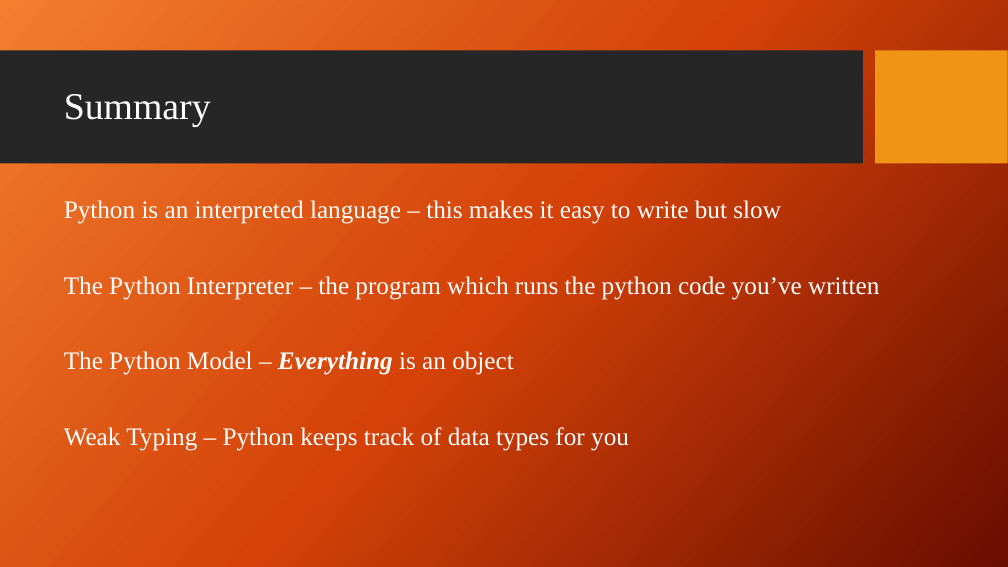
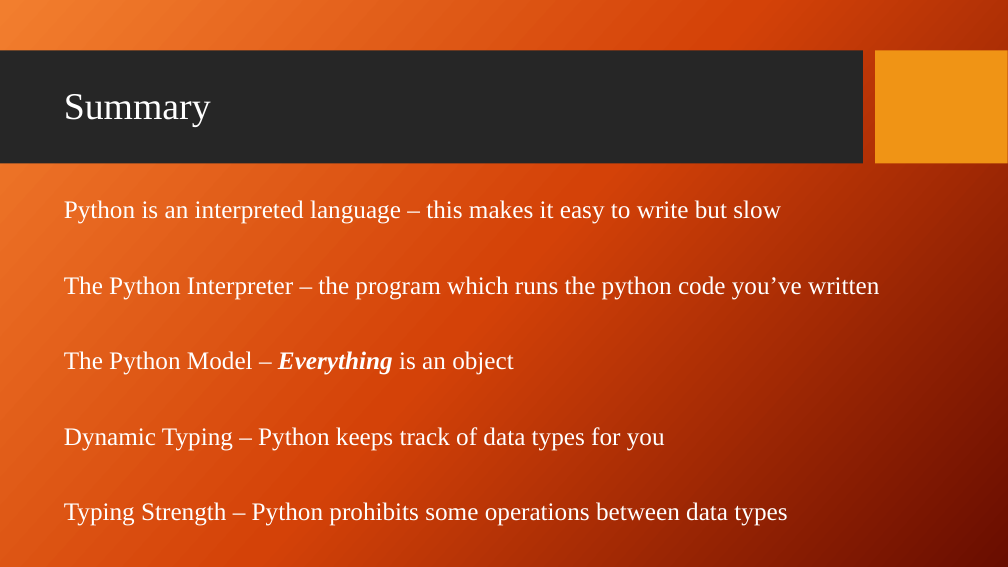
Before and after one commit to giganano/PythonBootcamp, a slide deck: slide 8 of slides/context.pptx (slide 7 before the commit). Drawn at 1008x567 pixels with LibreOffice and Linux fonts; fonts in the diff are those of the drawing; background and template pictures are left out. Boxes give left, top, right and bottom in pixels: in the first picture for what was removed or moved away, otherwise in the second. Text is boxed around its words. In the diff, an @@ line names an element or a change of style, - is before the commit and + after.

```diff
--- a/slides/context.pptx
+++ b/slides/context.pptx
@@ text at <box>64,427,787,526</box>: text changed @@
-Weak Typing – Python keeps track of data types for you
+Dynamic Typing – Python keeps track of data types for you
+Typing Strength – Python prohibits some operations between data types
```
Also in this commit, not shown: 2 other slides changed, 1 slide added, 2 other files.
